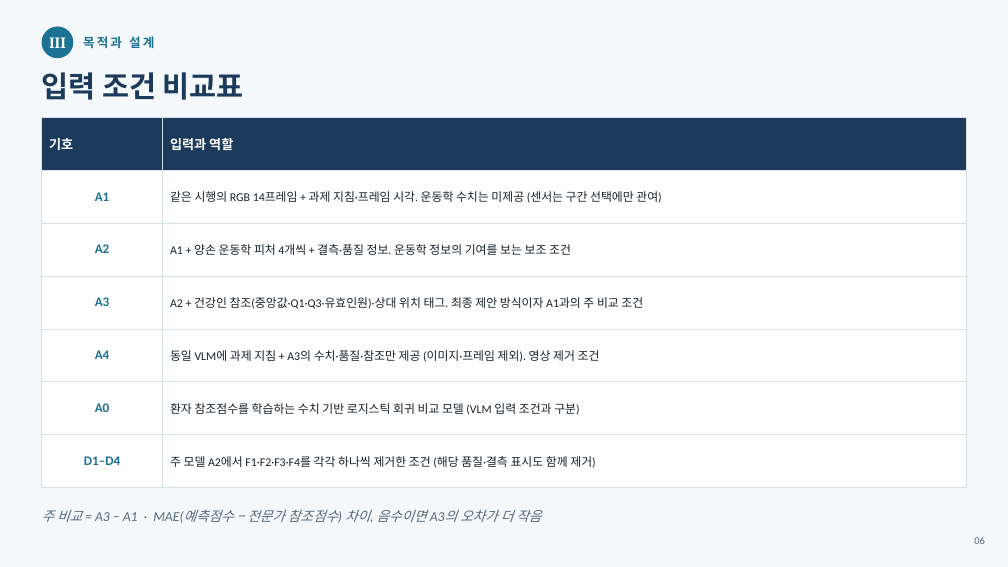
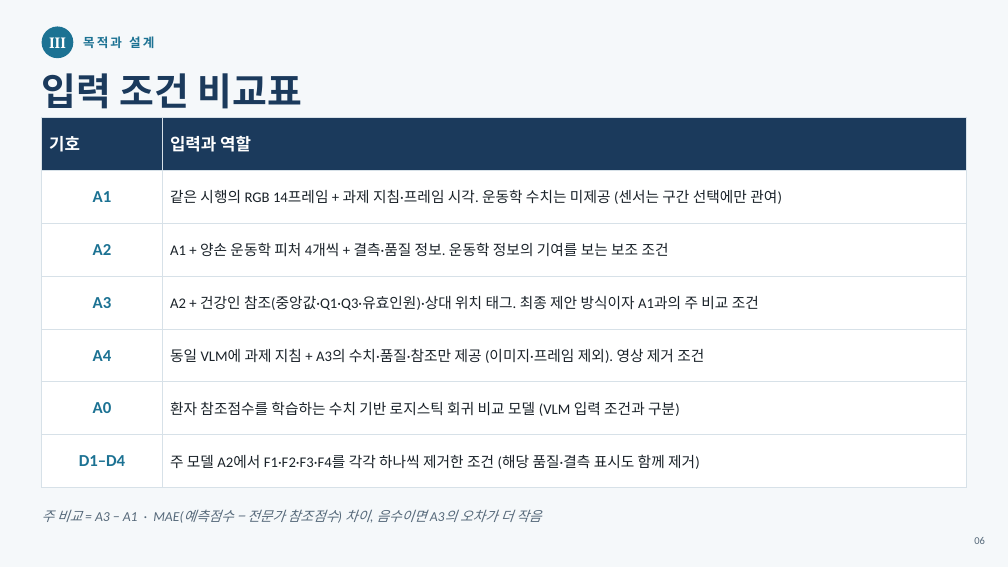
Before and after one commit to passtock/casstone, a slide deck: slide 6 of capstone/연구계획서_발표슬라이드클로드.pptx. Drawn at 1008x567 pixels with LibreOffice and Linux fonts; fonts in the diff are those of the drawing. Boxes give left, top, right and bottom in pixels: in the first picture for what was removed or moved away, otherwise in the second. Text is boxed around its words. In the diff, an @@ line names an element or a change of style, - is before the commit and + after.

```diff
--- a/capstone/연구계획서_발표슬라이드클로드.pptx
+++ b/capstone/연구계획서_발표슬라이드클로드.pptx
@@ text "입력 조건 비교표" at box(42, 73, 302, 109): size 28 to 36 pt @@
@@ table at box(42, 117, 966, 488) @@
@@ size 12.5 to 16 pt in "기호", "입력과 역할", "A1", "A2" and 4 more places @@
@@ size 11.3 to 14 pt @@
```
Also in this commit, not shown: 14 other slides changed, 1 slide removed, 34 other files.
